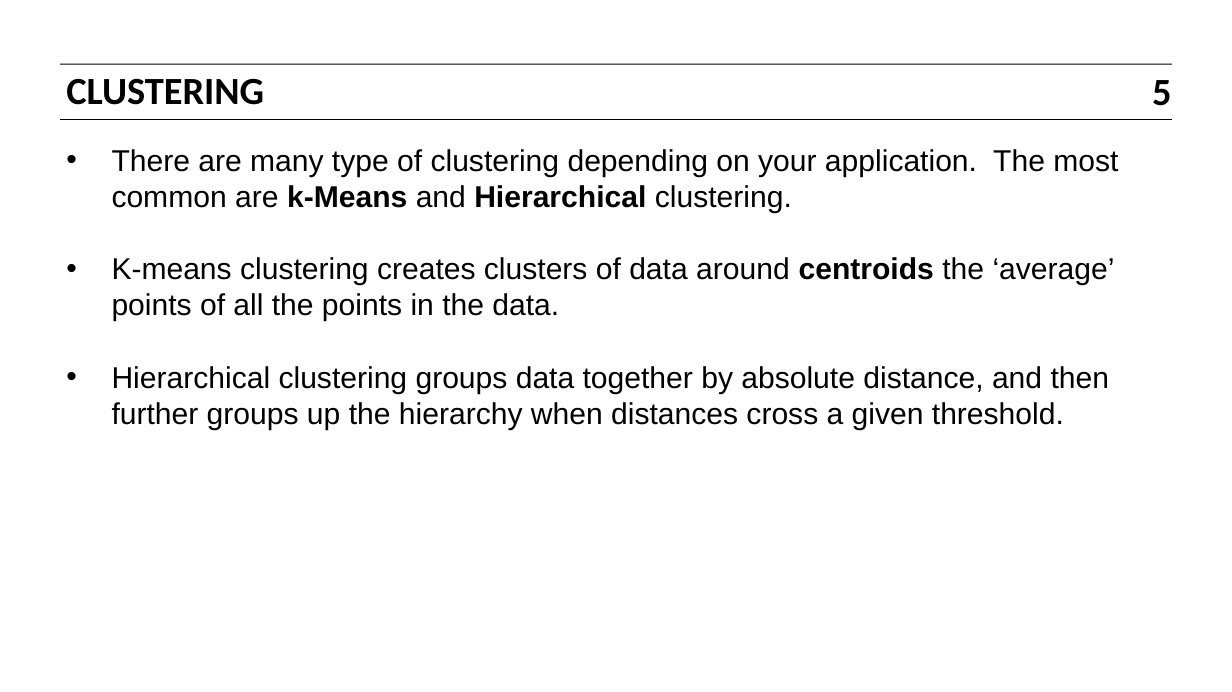
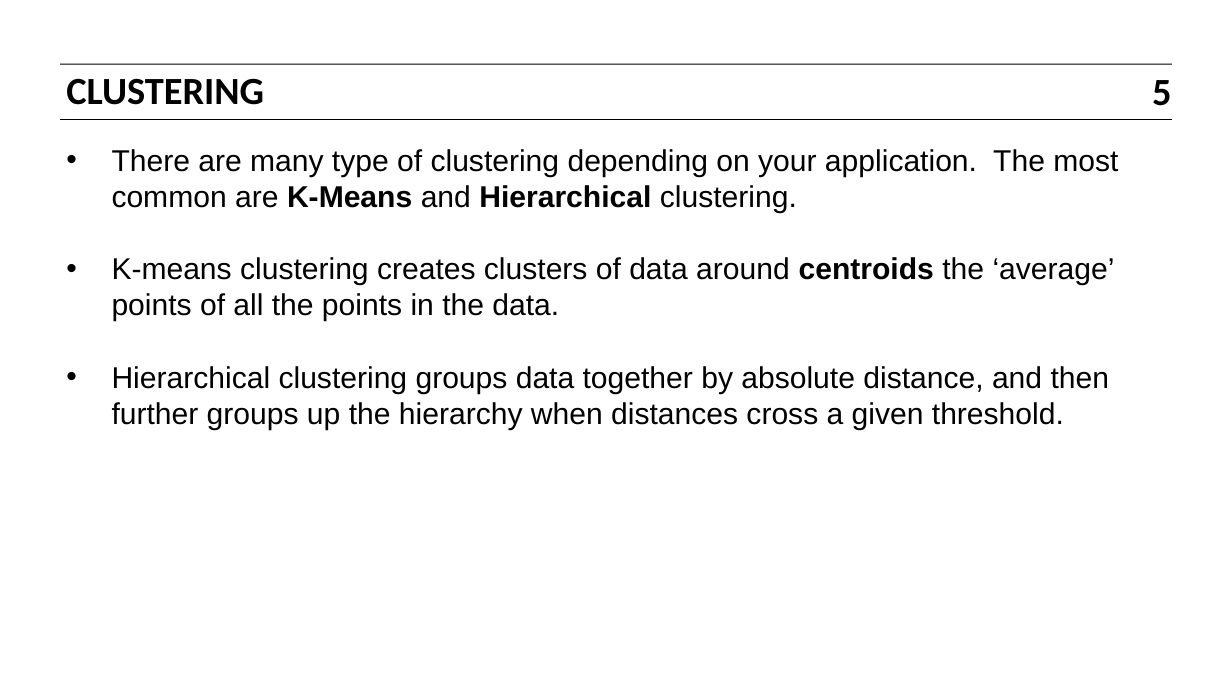
Before and after one commit to bbalin12/DAT5_BOS, a slide deck: slide 5 of slides/11_dimensionality_reduction_and_clustering.pptx. Drawn at 1232x692 pixels with LibreOffice and Linux fonts; fonts in the diff are those of the drawing. Boxes give left, top, right and bottom in pixels: in the first picture for what was removed or moved away, otherwise in the second. Text is boxed around its words. In the diff, an @@ line names an element or a change of style, - is before the commit and + after.

```diff
--- a/slides/11_dimensionality_reduction_and_clustering.pptx
+++ b/slides/11_dimensionality_reduction_and_clustering.pptx
@@ text at box(112, 149, 1118, 213): text changed @@
-• There are many type of clustering depending on your application. The most common are k-Means and Hierarchical clustering.
+• There are many type of clustering depending on your application. The most common are K-Means and Hierarchical clustering.
```
Also in this commit, not shown: 4 other slides changed, 3 other files.
